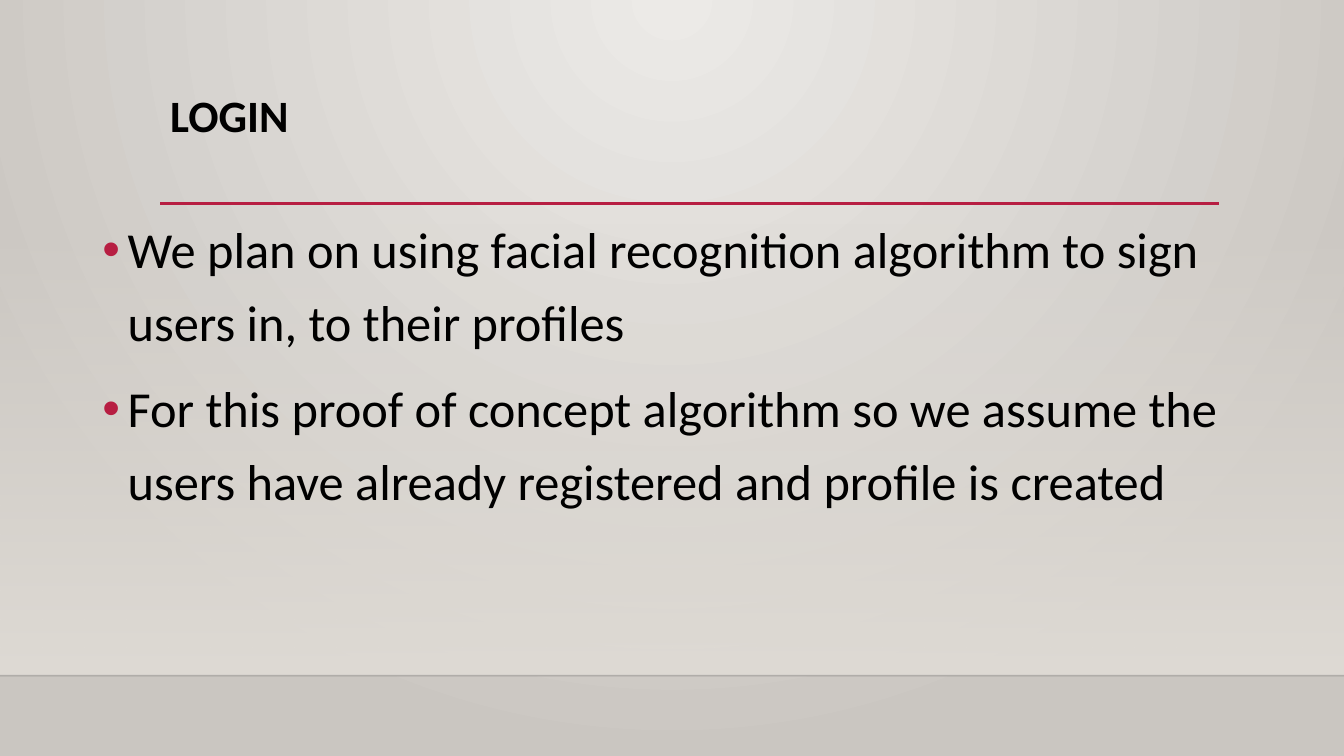
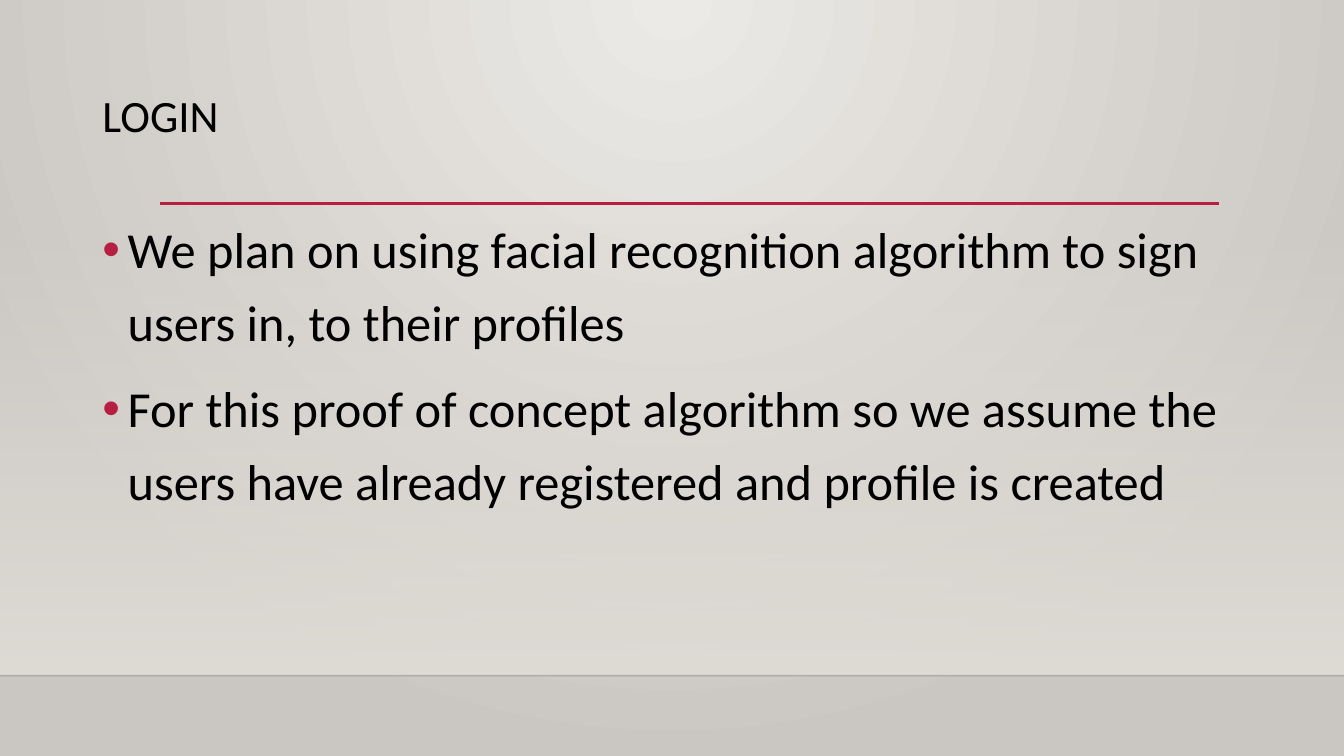
Before and after one commit to DurgaPrasadGanta/SmartReflection, a slide deck: slide 5 of Smart Relection.pptx (slide 3 before the commit). Drawn at 1344x756 pixels with LibreOffice and Linux fonts; fonts in the diff are those of the drawing; background and template pictures are left out. Boxes give left, top, right and bottom in pixels: in the first picture for what was removed or moved away, otherwise in the second. Text is boxed around its words. In the diff, an @@ line names an element or a change of style, - is before the commit and + after.

```diff
--- a/Smart Relection.pptx
+++ b/Smart Relection.pptx
@@ title "LOGIN" moved from (x1=170, y1=102, x2=288, y2=133) to (x1=102, y1=103, x2=218, y2=133) @@
@@ title "LOGIN" at (x1=102, y1=103, x2=218, y2=133): bold off @@
```
Also in this commit, not shown: 1 other slide changed, 3 slides added, 1 other file.
